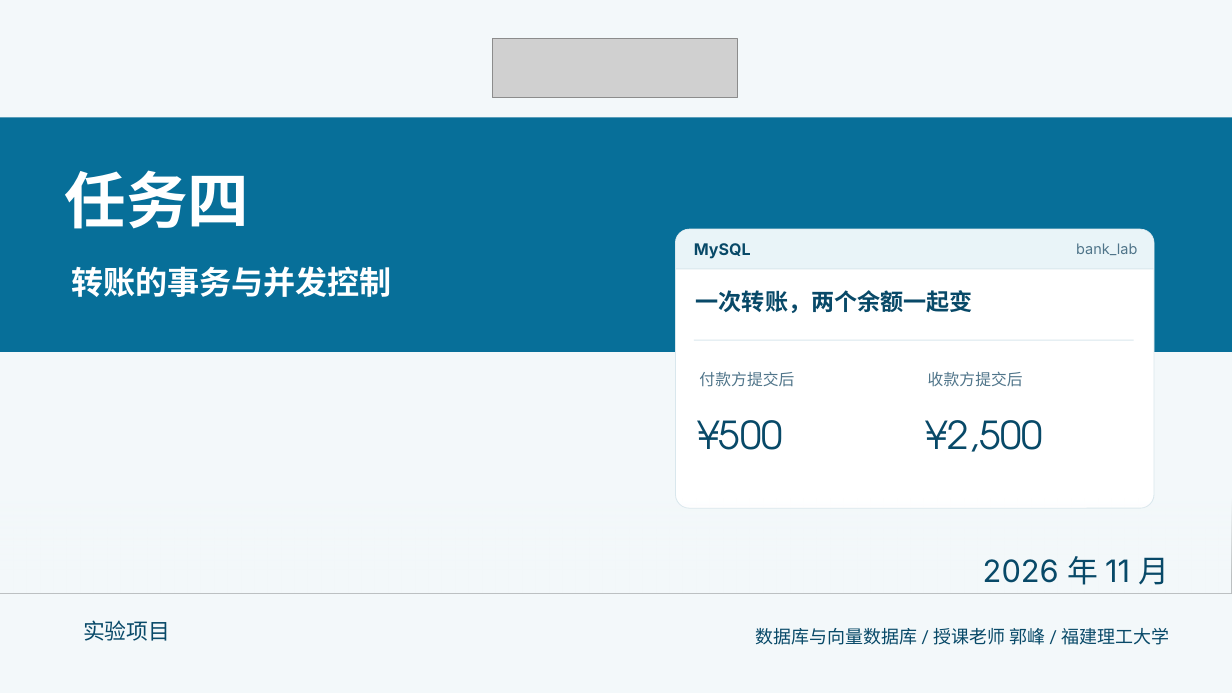
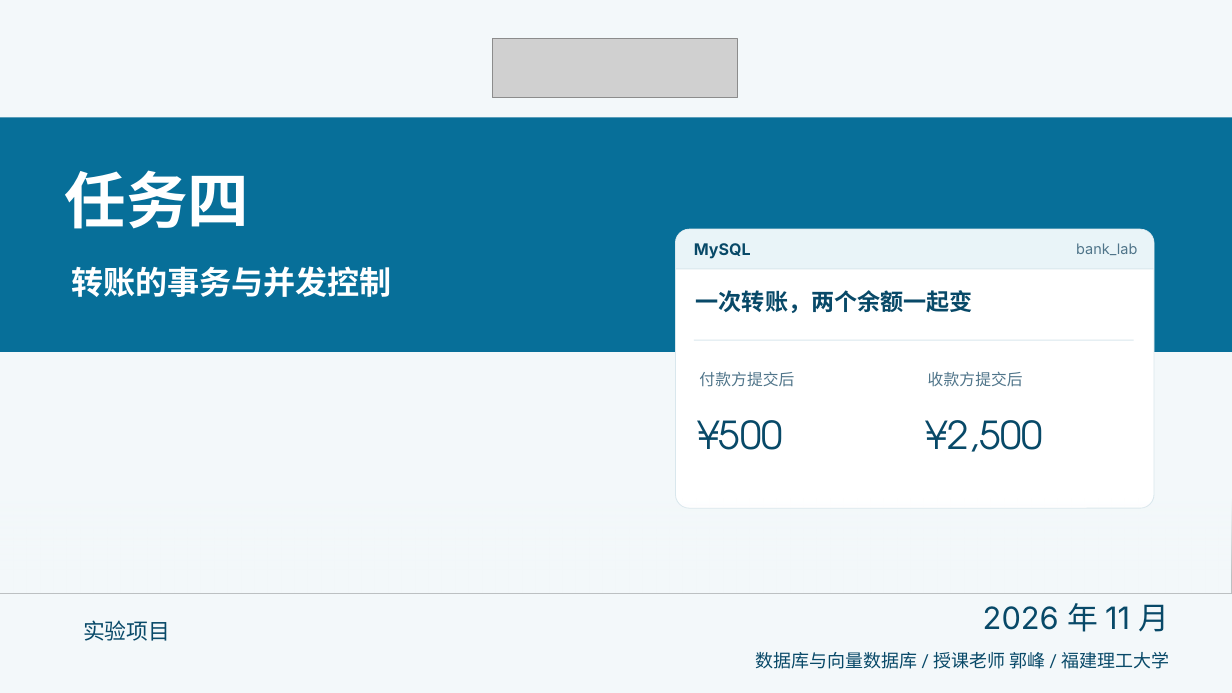
Before and after one commit to AurLemon/pageslip-demo, a slide deck: slide 1 of presentations/task-4-transactions.pptx. Drawn at 1232x693 pixels with LibreOffice and Linux fonts; fonts in the diff are those of the drawing; grey boxes stand for pictures. Boxes give left, top, right and bottom in pixels: in the first picture for what was removed or moved away, otherwise in the second. Text is boxed around its words. In the diff, an @@ line names an element or a change of style, - is before the commit and + after.

```diff
--- a/presentations/task-4-transactions.pptx
+++ b/presentations/task-4-transactions.pptx
@@ text "2026 年 11 月": place and size @@
-text "2026 年 11 月" at box(983, 556, 1170, 585)
+text "2026 年 11 月" at box(983, 603, 1170, 632)
@@ text "数据库与向量数据库 / 授课老师 郭峰 / ...": place and size @@
-text "数据库与向量数据库 / 授课老师 郭峰 / ..." at box(755, 628, 1170, 645)
+text "数据库与向量数据库 / 授课老师 郭峰 / ..." at box(755, 652, 1170, 669)
```
Also in this commit, not shown: 1 other file.
